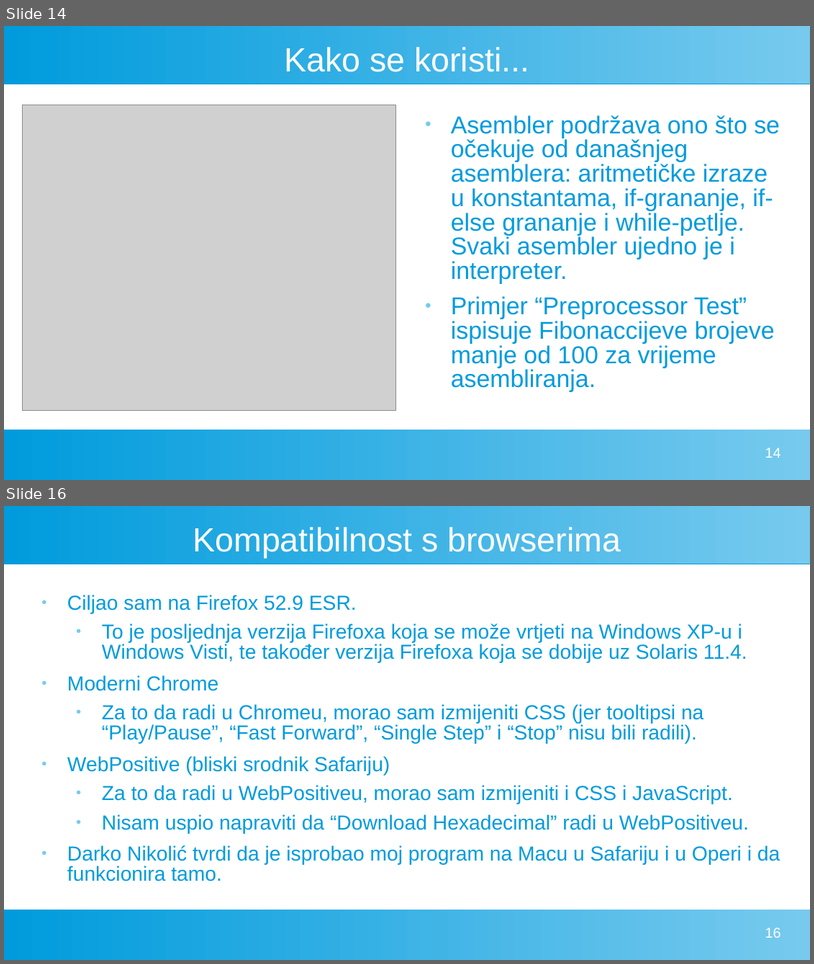
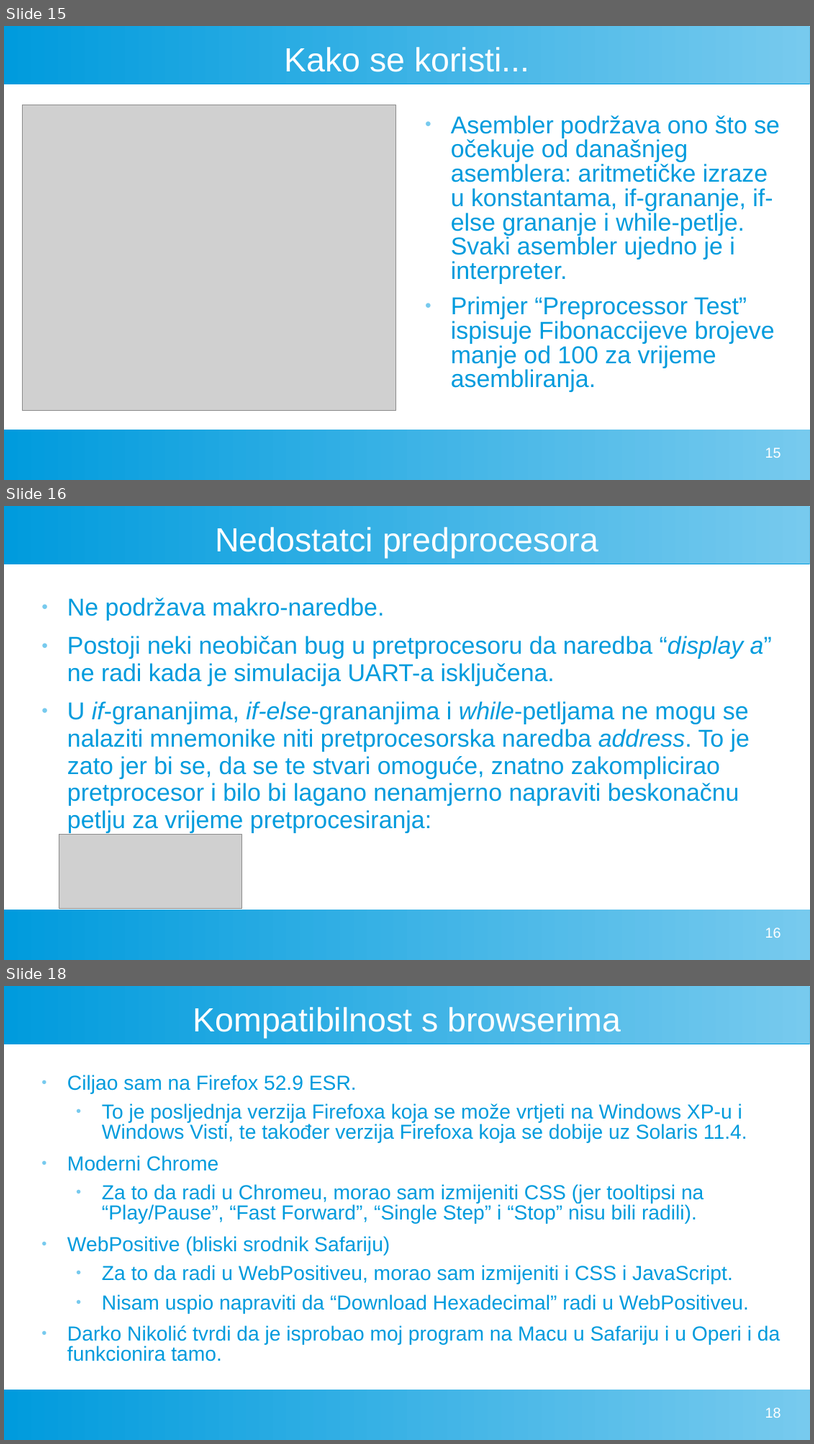
Before and after one commit to FlatAssembler/FlatAssembler.github.io, a slide deck: PicoBlaze/PicoBlaze.ppt. Shown one above the other, each under a label of ours: slides 14 and 16 before the commit, slides 15, 16 and 18 after it; the slides between them are not shown. The pictures are 814x964 and 814x1444 pixels, drawn with LibreOffice and Linux fonts; fonts in the diff are those of the drawing; grey boxes stand for pictures. Boxes give left, top, right and bottom in pixels: in the first picture for what was removed or moved away, otherwise in the second. Text is boxed around its words. In the diff, an @@ line names an element or a change of style, - is before the commit and + after.

```diff
--- a/PicoBlaze/PicoBlaze.ppt
+++ b/PicoBlaze/PicoBlaze.ppt
@@ slide 16 added at (x1=4, y1=506, x2=810, y2=960), background #FFFFFF; not listed: 2 template elements that a slide beside it also shows @@
@@ title added at (x1=215, y1=527, x2=599, y2=559), 33 pt, text #FFFFFF @@
+Nedostatci predprocesora
@@ text added at (x1=67, y1=597, x2=772, y2=833), 24 pt, text #009BDD @@
+● Ne podržava makro-naredbe.
+● Postoji neki neobičan bug u pretprocesoru da naredba “display a” ne radi kada je simulacija UART-a isključena.
+● U if-grananjima, if-else-grananjima i while-petljama ne mogu se nalaziti mnemonike niti pretprocesorska naredba address. To je zato jer bi se, da se te stvari omoguće, znatno zakomplicirao pretprocesor i bilo bi lagano nenamjerno napraviti beskonačnu petlju za vrijeme pretprocesiranja:
@@ picture added at (x1=59, y1=834, x2=242, y2=908) @@
@@ page number added at (x1=766, y1=927, x2=782, y2=937), 14 pt, text #FFFFFF @@
+16
@@ what was slide 14 is now slide 15 @@
@@ page number at (x1=766, y1=447, x2=782, y2=457): text changed @@
-14
+15
@@ what was slide 16 is now slide 18 @@
```
Also in this commit, not shown: 5 slides changed, 1 other slide added.
